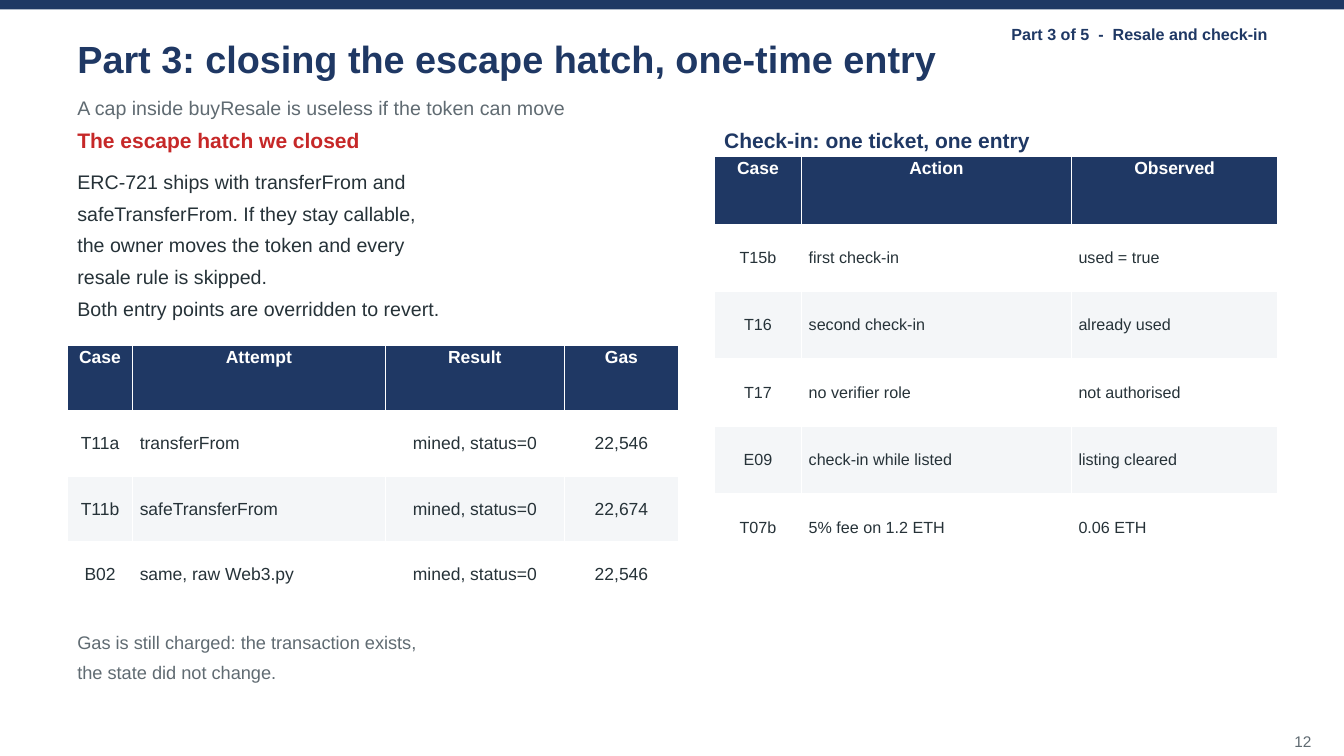
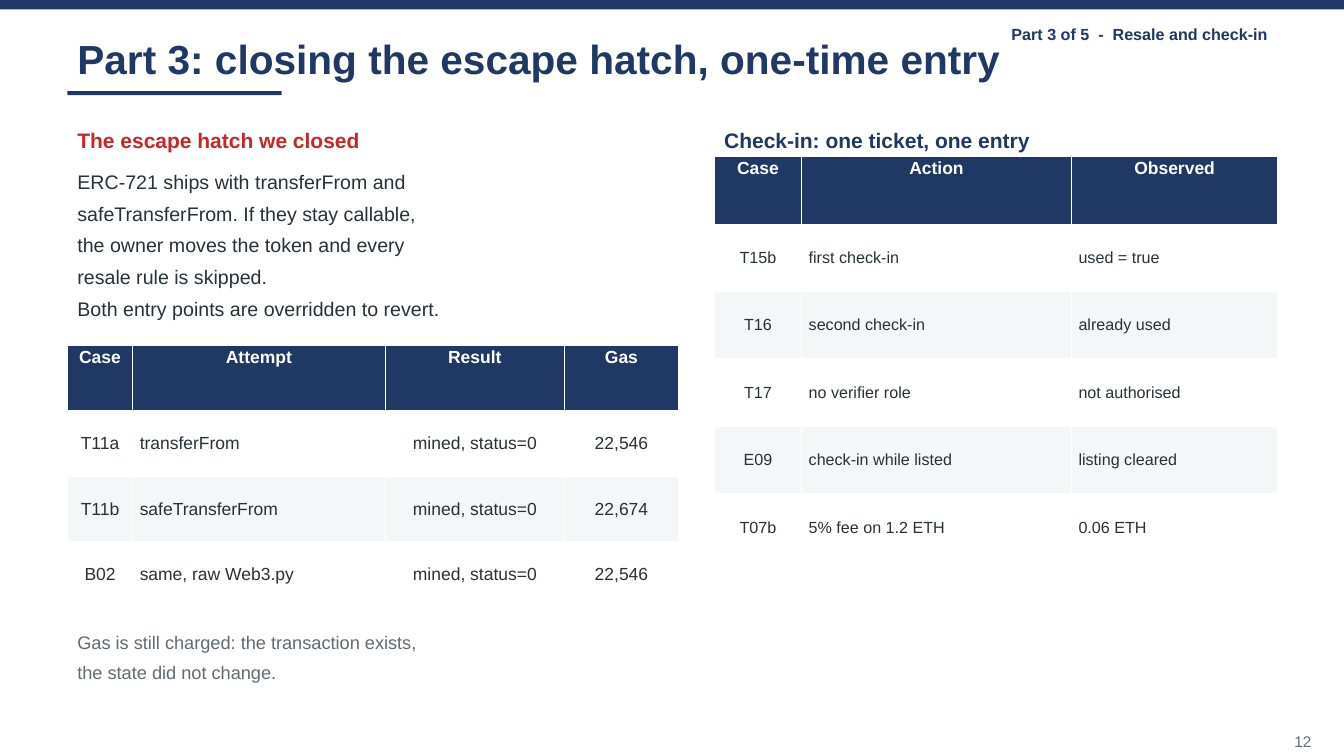
Before and after one commit to wangzai-dao/FTEC5520_AntiScalping, a slide deck: slide 12 of presentation/final_presentation.pptx. Drawn at 1344x756 pixels with LibreOffice and Linux fonts; fonts in the diff are those of the drawing. Boxes give left, top, right and bottom in pixels: in the first picture for what was removed or moved away, otherwise in the second. Text is boxed around its words. In the diff, an @@ line names an element or a change of style, - is before the commit and + after.

Commit message:
Remove the subtitle line under every slide title
The grey kicker under each title ('No page builds a raw transaction', 'Every
negative case is forced on chain', ...) is gone. In its place a short rule in the
part colour sits under the title, so the title band still reads as a band without
repeating the headline in smaller type.

Titles grow by 2 pt to fill the space: 32 / 29 / 26 pt by length (was 30 / 27 / 24).
title_bar() keeps the kicker argument so call sites did not change; it is simply
no longer drawn.

```diff
--- a/presentation/final_presentation.pptx
+++ b/presentation/final_presentation.pptx
@@ text "Part 3: closing the escape ..." at box(77, 44, 1000, 82): size 27 to 29 pt @@
@@ rectangle added at box(68, 92, 282, 96), fill #1F3864 @@
@@ text removed at box(77, 101, 565, 119) @@
-A cap inside buyResale is useless if the token can move
```
Also in this commit, not shown: 15 other slides changed, 1 other file.
